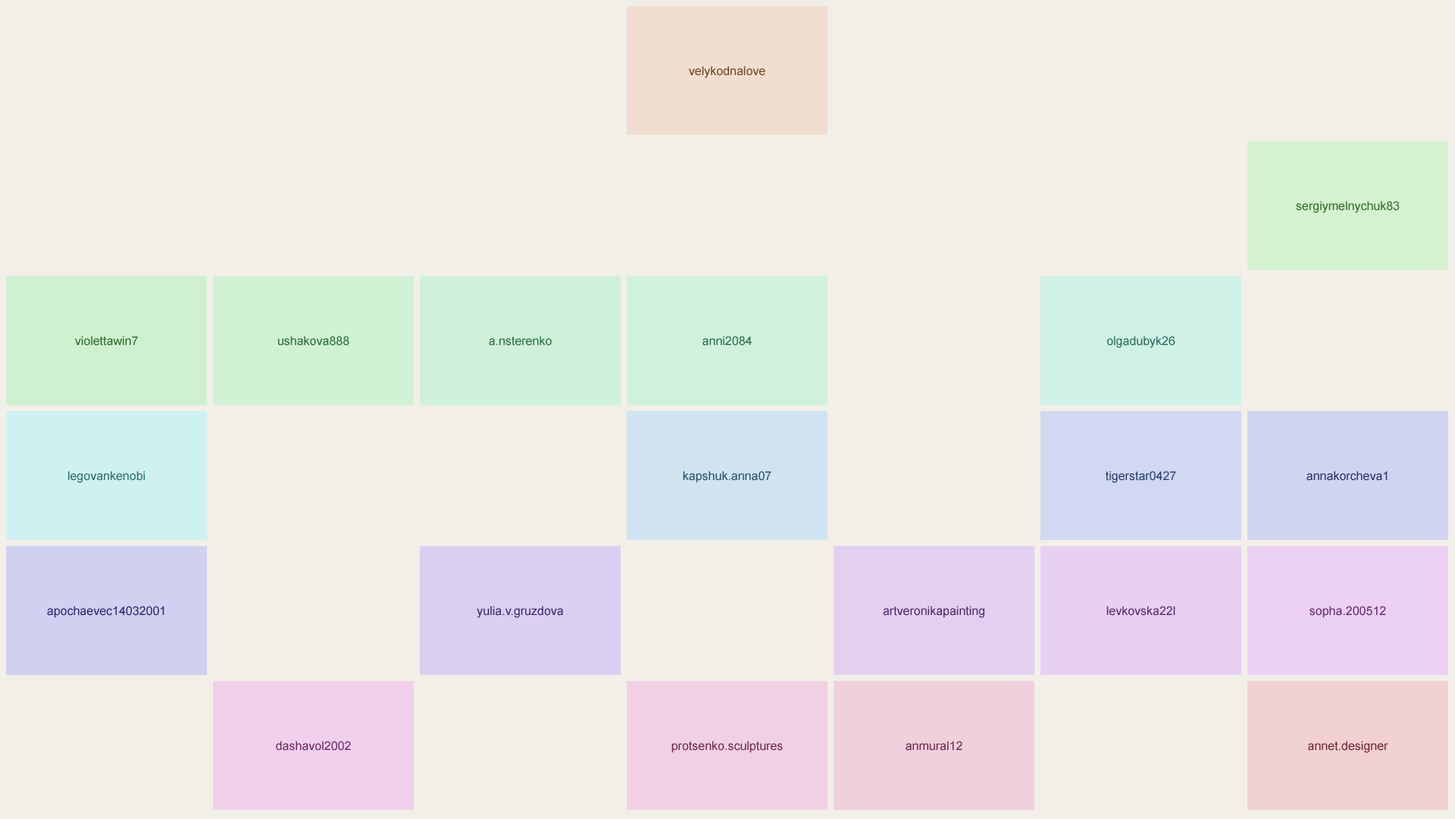
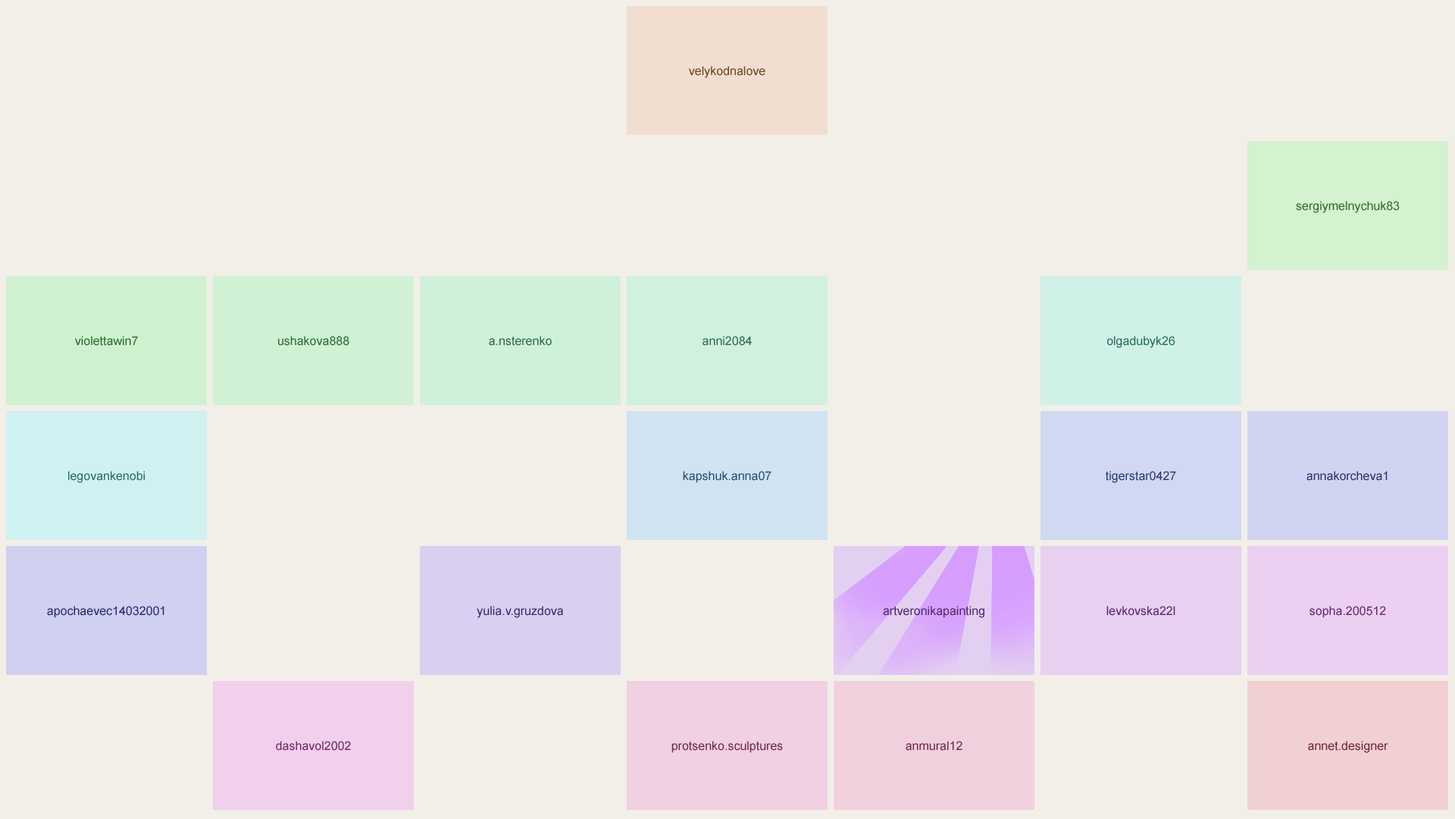
Comparing the layer stacks of the two w=1455, h=819 images. Changes:
painted on "artveronikapainting.png" over [833,545,1035,675]
